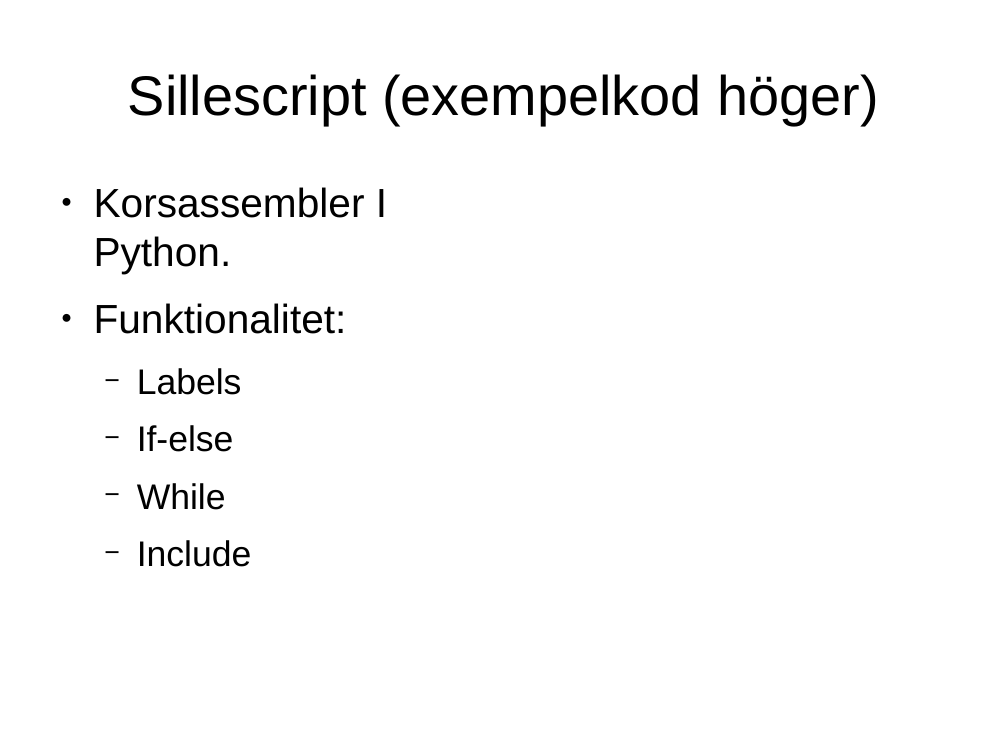
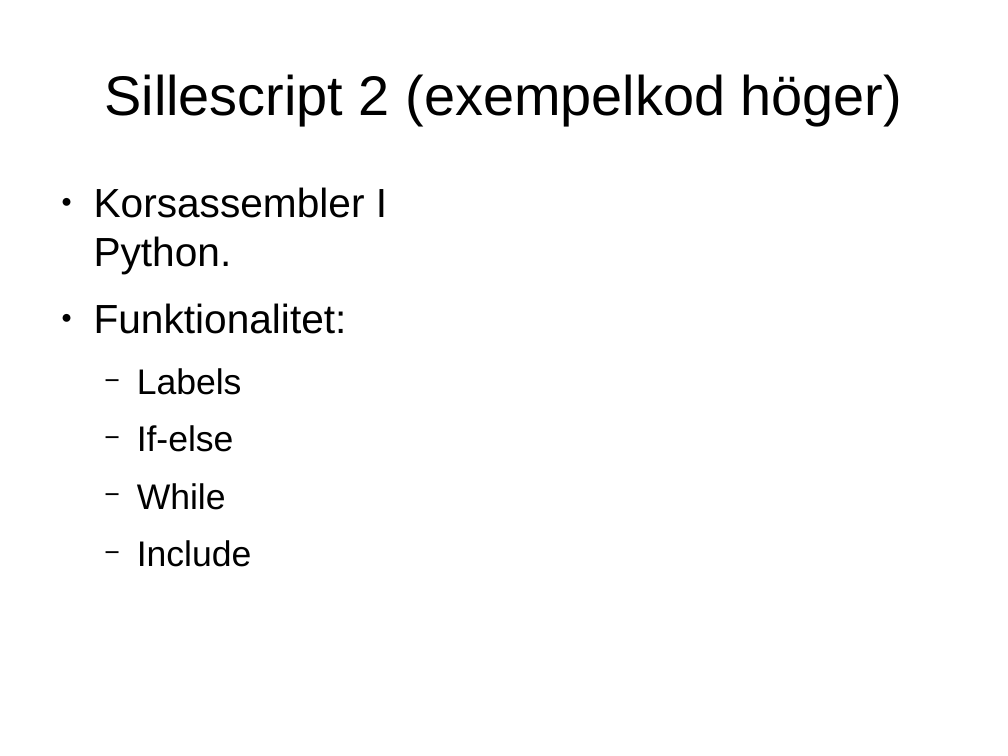
Before and after one commit to Jethro95/TSEA83_Graphing_Calculator, a slide deck: slide 12 of presentation/pp.odp. Drawn at 1008x756 pixels with LibreOffice and Linux fonts; fonts in the diff are those of the drawing. Boxes give left, top, right and bottom in pixels: in the first picture for what was removed or moved away, otherwise in the second. Text is boxed around its words. In the diff, an @@ line names an element or a change of style, - is before the commit and + after.

```diff
--- a/presentation/pp.odp
+++ b/presentation/pp.odp
@@ title at bbox=[105, 74, 902, 125]: text changed @@
-Sillescript (exempelkod höger)
+Sillescript 2 (exempelkod höger)
```
Also in this commit, not shown: 4 other slides changed.
